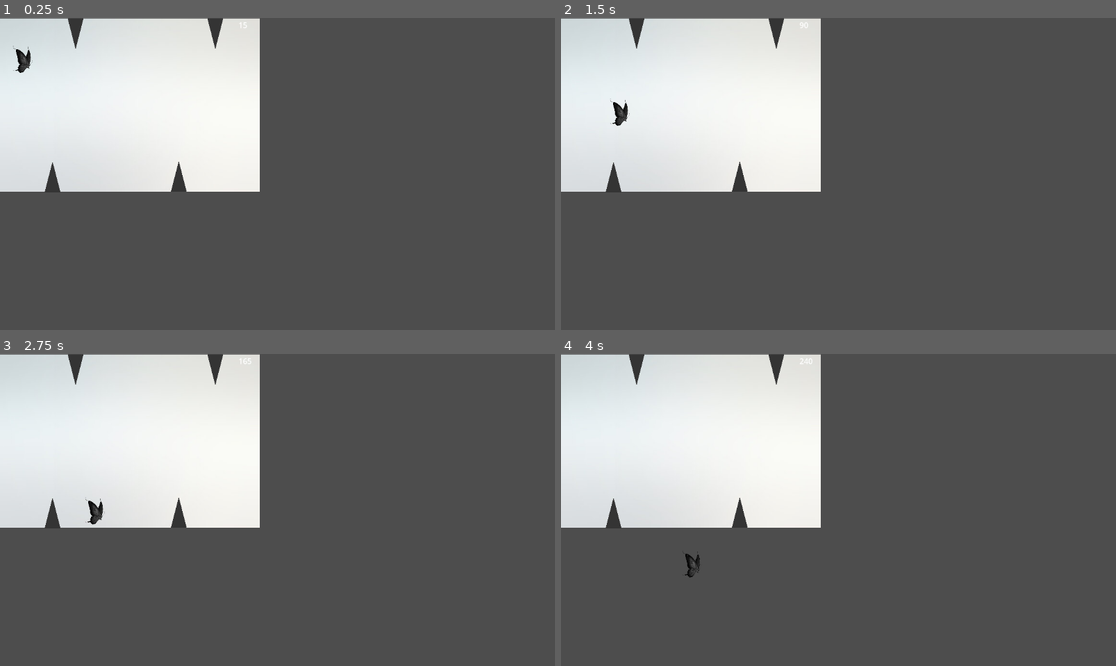
Above: before the commit, frames 1-4 (two rows, left to right).
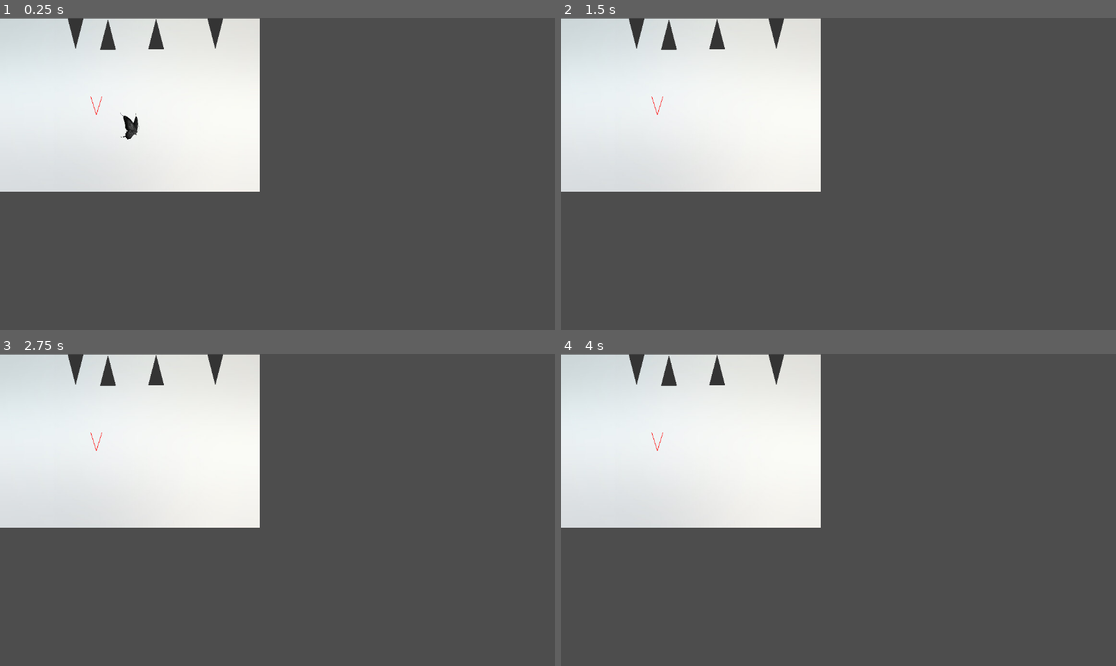
Above: after the commit, the same moments.

Repository: DanielMontesGuerrero/butterfly-simulator
Game: Godot game, scene res://scenes/game.tscn
The game is run twice, just before and just after one commit, with the same random seed, the same clock (stepped at 60 frames per second) and the same inputs.
Inputs (mouse positions are in pixels of both pictures, inside the frame that each line leads up to):
- Up to frame 1 (0.25 s): no input
- Up to frame 2 (1.5 s): move the mouse to (960, 158) at 0.52 s; press the mouse at (960, 158) at 0.53 s; tap Space (ui_spacebar) at 0.8, 1.35 s; move the mouse to (727, 189) at 1.27 s; release the mouse at (727, 189) at 1.28 s
- Up to frame 3 (2.75 s): click (166, 525) at 1.55 s; move the mouse to (333, 441) at 2.02 s; press the mouse at (333, 441) at 2.03 s; tap Space (ui_spacebar) at 2.3 s
- Up to frame 4 (4 s): move the mouse to (810, 572) at 2.77 s; release the mouse at (810, 572) at 2.78 s; tap Space (ui_spacebar) at 2.85, 3.8 s; click (810, 572) at 3.05 s; move the mouse to (1005, 556) at 3.52 s; press the mouse at (1005, 556) at 3.53 s

The runs differ from the first frame. In frame 1, 0.9% of the frame differs, in the area x 2-45%, y 0-56%; in frame 2, 0.8%; in frame 3, 0.8%; in frame 4, 0.7%.

Commit message:
Add character movement

Diff:
--- a/project.godot
+++ b/project.godot
@@ -17,7 +17,7 @@
 
 [autoload]
 
-GameManager="*res://scripts/GameManager.gd"
+GameManager="*res://scripts/managers/GameManager.gd"
 
 [input]
 
@@ -26,7 +26,7 @@
 "events": [Object(InputEventKey,"resource_local_to_scene":false,"resource_name":"","device":0,"window_id":0,"alt_pressed":false,"shift_pressed":false,"ctrl_pressed":false,"meta_pressed":false,"pressed":false,"keycode":0,"physical_keycode":32,"key_label":0,"unicode":0,"echo":false,"script":null)
 ]
 }
-ui_mouse_click={
+controlls_touch={
 "deadzone": 0.5,
 "events": [Object(InputEventMouseButton,"resource_local_to_scene":false,"resource_name":"","device":-1,"window_id":0,"a …(253 unchanged characters)…
 ]
--- a/scenes/game.tscn
+++ b/scenes/game.tscn
@@ -1,9 +1,10 @@
-[gd_scene load_steps=5 format=3 uid="uid://t5yx4sgs1brp"]
+[gd_scene load_steps=6 format=3 uid="uid://t5yx4sgs1brp"]
 
 [ext_resource type="Texture2D" uid="uid://oq64el7mufcb" path="res://assets/backgrounds/white.jpg" id="1_etpx5"]
 [ext_resource type="PackedScene" uid="uid://c1e1y6hpie350" path="res://scenes/player.tscn" id="2_b3hvr"]
-[ext_resource type="Script" path="res://scripts/ScoreManager.gd" id="4_24x5q"]
 [ext_resource type="PackedScene" uid="uid://dnalhexu4bm3s" path="res://scenes/spike.tscn" id="4_55rhy"]
+[ext_resource type="Script" path="res://scripts/managers/ScoreManager.gd" id="4_fnkw6"]
+[ext_resource type="Script" path="res://scripts/managers/DebugManager.gd" id="5_l6fbu"]
 
 [node name="Game" type="Node2D"]
 
@@ -12,17 +13,17 @@
 texture = ExtResource("1_etpx5")
 
 [node name="Player" parent="." instance=ExtResource("2_b3hvr")]
-position = Vector2(32, 56)
+position = Vector2(270, 204)
 
 [node name="Spike" parent="." instance=ExtResource("4_55rhy")]
-position = Vector2(109, 330)
+position = Vector2(224, 34)
 
 [node name="Spike2" parent="." instance=ExtResource("4_55rhy")]
 position = Vector2(157, 33)
 rotation = 3.14159
 
 [node name="Spike3" parent="." instance=ExtResource("4_55rhy")]
-position = Vector2(371, 329)
+position = Vector2(324, 33)
 
 [node name="Spike4" parent="." instance=ExtResource("4_55rhy")]
 position = Vector2(447, 33)
@@ -33,4 +34,7 @@
 offset_top = 3.0
 offset_right = 535.0
 offset_bottom = 26.0
-script = ExtResource("4_24x5q")
+script = ExtResource("4_fnkw6")
+
+[node name="Debug" type="Node2D" parent="."]
+script = ExtResource("5_l6fbu")
--- a/scenes/player.tscn
+++ b/scenes/player.tscn
@@ -1,7 +1,7 @@
 [gd_scene load_steps=4 format=3 uid="uid://c1e1y6hpie350"]
 
 [ext_resource type="Texture2D" uid="uid://btmipb608crhb" path="res://assets/sprites/bf.png" id="1_6ll6e"]
-[ext_resource type="Script" path="res://scripts/PlayerManager.gd" id="1_qe178"]
+[ext_resource type="Script" path="res://scripts/managers/PlayerManager.gd" id="1_po5ft"]
 
 [sub_resource type="RectangleShape2D" id="RectangleShape2D_pi6r5"]
 size = Vector2(31, 49)
@@ -9,7 +9,7 @@
 [node name="Player" type="Node2D"]
 
 [node name="RigidBody2D" type="RigidBody2D" parent="."]
-script = ExtResource("1_qe178")
+script = ExtResource("1_po5ft")
 
 [node name="Bf" type="Sprite2D" parent="RigidBody2D"]
 scale = Vector2(0.1, 0.1)
--- a/scenes/spike.tscn
+++ b/scenes/spike.tscn
@@ -1,10 +1,10 @@
 [gd_scene load_steps=3 format=3 uid="uid://dnalhexu4bm3s"]
 
-[ext_resource type="Script" path="res://scripts/SpikeManager.gd" id="1_k2qqn"]
 [ext_resource type="Texture2D" uid="uid://eqc4dgdl3x80" path="res://assets/sprites/spike.png" id="1_xdawj"]
+[ext_resource type="Script" path="res://scripts/managers/SpikeManager.gd" id="1_yg14h"]
 
 [node name="Spike" type="Node2D"]
-script = ExtResource("1_k2qqn")
+script = ExtResource("1_yg14h")
 
 [node name="SpikeSprite" type="Sprite2D" parent="."]
 scale = Vector2(0.1, 0.1)
--- a/scripts/PlayerManager.gd
+++ /dev/null
@@ -1,30 +0,0 @@
-extends RigidBody2D
-
-var speed = 1
-var gravity = 2
-var fly_velocity = 3
-var velocity = Vector2()
-var score = 0
-
-# Called when the node enters the scene tree for the first time.
-func _ready():
-	GameManager.player = self
-
-func get_input():
-	if Input.is_action_pressed("ui_spacebar"):
-		velocity.y = -fly_velocity
-
-func _input(event):
-	if event.is_action_pressed("ui_mouse_click"):
-		print(event.position)
-		print(self.position)
-
-
-# Called every frame. 'delta' is the elapsed time since the previous frame.
-func _process(delta):
-	score += 1
-	GameManager.score.set_text(str(score))
-	velocity.x = speed
-	velocity.y = gravity
-	get_input()
-	move_and_collide(velocity)
--- a/scripts/ScoreManager.gd
+++ /dev/null
@@ -1,11 +0,0 @@
-extends Label
-
-
-# Called when the node enters the scene tree for the first time.
-func _ready():
-	GameManager.score = self
-
-
-# Called every frame. 'delta' is the elapsed time since the previous frame.
-func _process(delta):
-	pass
--- /dev/null
+++ b/scripts/managers/DebugManager.gd
@@ -0,0 +1,24 @@
+extends Node2D
+
+var gravity := Vector2(0, 1)
+var origin := Vector2(200, 200)
+const arrow_legth = 100.0
+const head_length = 40.0
+const head_angle = 0.3 #rad
+var clr := Color.RED
+
+func _ready():
+	GameManager.debugMngr = self
+
+func _draw():
+	draw_gravity_arrow()
+
+func draw_gravity_arrow():
+	draw_line(origin, origin + gravity, clr)
+	var head : Vector2 = -(gravity).normalized() * head_length
+	draw_line(origin + gravity, origin + gravity + head.rotated(head_angle),  clr)
+	draw_line(origin + gravity, origin + gravity + head.rotated(-head_angle),  clr)
+
+func set_gravity(dir):
+	gravity = arrow_legth * dir
+	queue_redraw()
--- /dev/null
+++ b/scripts/managers/GameManager.gd
@@ -0,0 +1,29 @@
+extends Node
+
+var playerMngr
+var debugMngr
+var timer
+var rng
+
+# Called when the node enters the scene tree for the first time.
+func _ready():
+	timer = Timer.new()
+	timer.wait_time = 1.0
+	timer.autostart = true
+	timer.timeout.connect(_on_timer_timeout)
+	add_child(timer)
+	rng = RandomNumberGenerator.new()
+
+
+# Called every frame. 'delta' is the elapsed time since the previous frame.
+func _process(delta):
+	pass
+
+
+func _on_timer_timeout():
+	print("timeout")
+	if playerMngr != null and rng.randi_range(0, 1) == 0:
+		var angle = rng.randf_range(0, 2 * PI)
+		var gravity_dir = Vector2(cos(angle), sin(angle))
+		playerMngr.set_gravity(gravity_dir)
+		debugMngr.set_gravity(gravity_dir)
--- /dev/null
+++ b/scripts/managers/PlayerManager.gd
@@ -0,0 +1,22 @@
+extends RigidBody2D
+
+const Butterfly = preload("res://scripts/utils/Butterfly.gd")
+
+var butterfly := Butterfly.new()
+
+# Called when the node enters the scene tree for the first time.
+func _ready():
+	GameManager.playerMngr = self
+
+func _input(event):
+	if event.is_action_pressed("controlls_touch"):
+		butterfly.position = self.position
+		butterfly.directed_jump(event.position)
+
+# Called every frame. 'delta' is the elapsed time since the previous frame.
+func _process(delta):
+	butterfly.process(delta)
+	move_and_collide(butterfly.velocity)
+
+func set_gravity(gravity_dir: Vector2):
+	butterfly.set_gravity(gravity_dir)
--- a/scripts/GameManager.gd
+++ b/scripts/managers/ScoreManager.gd
@@ -1,11 +1,10 @@
-extends Node
+extends Label
 
-var player
-var score
 
 # Called when the node enters the scene tree for the first time.
 func _ready():
-	pass # Replace with function body.
+	# GameManager.score = self
+	pass
 
 
 # Called every frame. 'delta' is the elapsed time since the previous frame.
--- /dev/null
+++ b/scripts/utils/Butterfly.gd
@@ -0,0 +1,52 @@
+class_name Butterfly
+
+var velocity: Vector2
+var position: Vector2
+var is_jumping: bool
+var jump_velocity: Vector2
+var gravity_velocity: Vector2
+const jump_speed_factor := 5
+const gravity_factor := 10
+const stop_factor := 0.01
+const EPS := 1e-9
+
+func sgn(x: float):
+	if(x > 0):
+		return 1
+	elif(x < 0):
+		return -1
+	return 0
+
+func _init():
+	velocity = Vector2.ZERO
+	position = Vector2.ZERO
+	is_jumping = false
+	jump_velocity = Vector2.ZERO
+	gravity_velocity = gravity_factor * Vector2(0, 1)
+
+func process(delta: float):
+	if is_jumping:
+		is_jumping = false
+	else:
+		if jump_velocity.length() > EPS:
+			velocity -= stop_factor * jump_velocity
+			jump_velocity -= stop_factor * jump_velocity
+		velocity += delta * gravity_velocity
+
+
+func directed_jump(direction_point: Vector2):
+	is_jumping = true
+	var direction = direction_point - position
+	var jump_inc = jump_speed_factor * direction.normalized()
+	if sgn(velocity.x) != sgn(jump_inc.x) and sgn(velocity.x) != 0:
+		velocity.x = 0
+		jump_velocity.x = 0
+	if sgn(velocity.y) != sgn(jump_inc.y) and sgn(velocity.y) != 0:
+		velocity.y = 0
+		jump_velocity.y = 0
+	velocity += jump_inc
+	jump_velocity += jump_inc
+
+
+func set_gravity(dir):
+	gravity_velocity = gravity_factor * dir
Renamed: scripts/SpikeManager.gd -> scripts/managers/SpikeManager.gd
